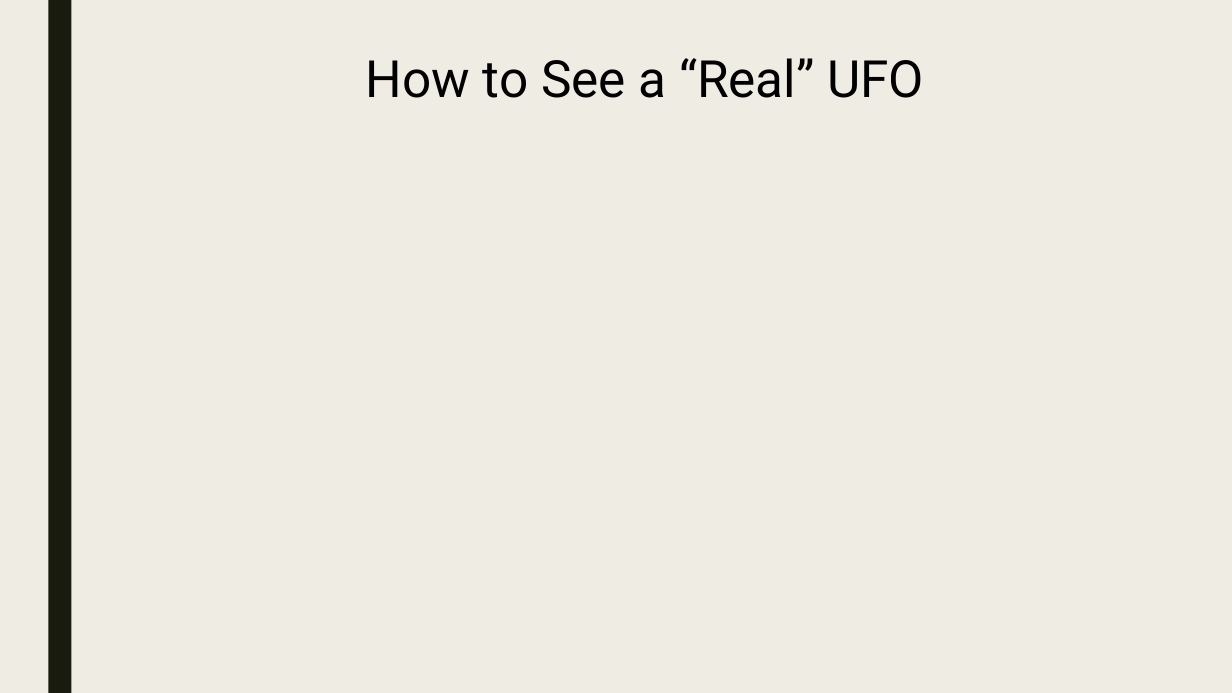
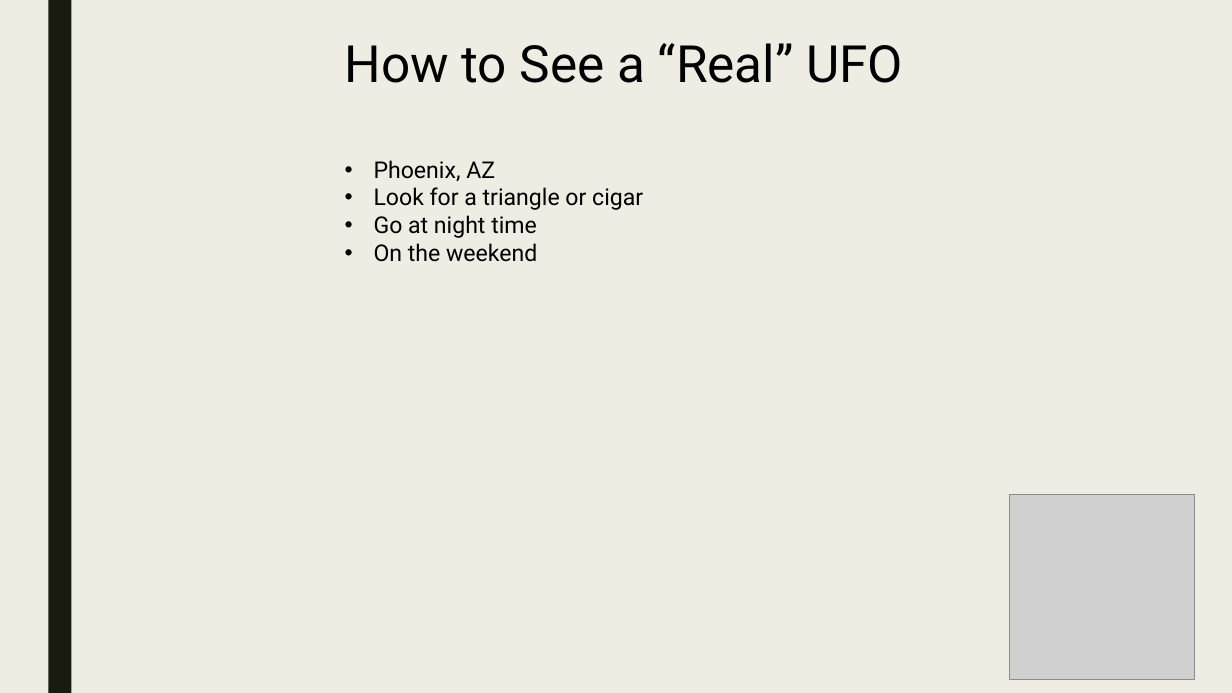
Before and after one commit to Preetikasri/UFO-Sightings-Analysis, a slide deck: slide 24 of ufo_presentation_v3.pptx (slide 19 before the commit). Drawn at 1232x693 pixels with LibreOffice and Linux fonts; fonts in the diff are those of the drawing; grey boxes stand for pictures. Boxes give left, top, right and bottom in pixels: in the first picture for what was removed or moved away, otherwise in the second. Text is boxed around its words. In the diff, an @@ line names an element or a change of style, - is before the commit and + after.

```diff
--- a/ufo_presentation_v3.pptx
+++ b/ufo_presentation_v3.pptx
@@ text "How to See a “Real” ..." moved from (x1=366, y1=58, x2=924, y2=98) to (x1=345, y1=43, x2=903, y2=83) @@
@@ text added at (x1=374, y1=160, x2=643, y2=262), 18 pt, text #000000 @@
+• Phoenix, AZ
+• Look for a triangle or cigar
+• Go at night time
+• On the weekend
@@ picture added at (x1=1009, y1=495, x2=1194, y2=680) @@
```
Also in this commit, not shown: 10 other slides changed, 5 slides added.
